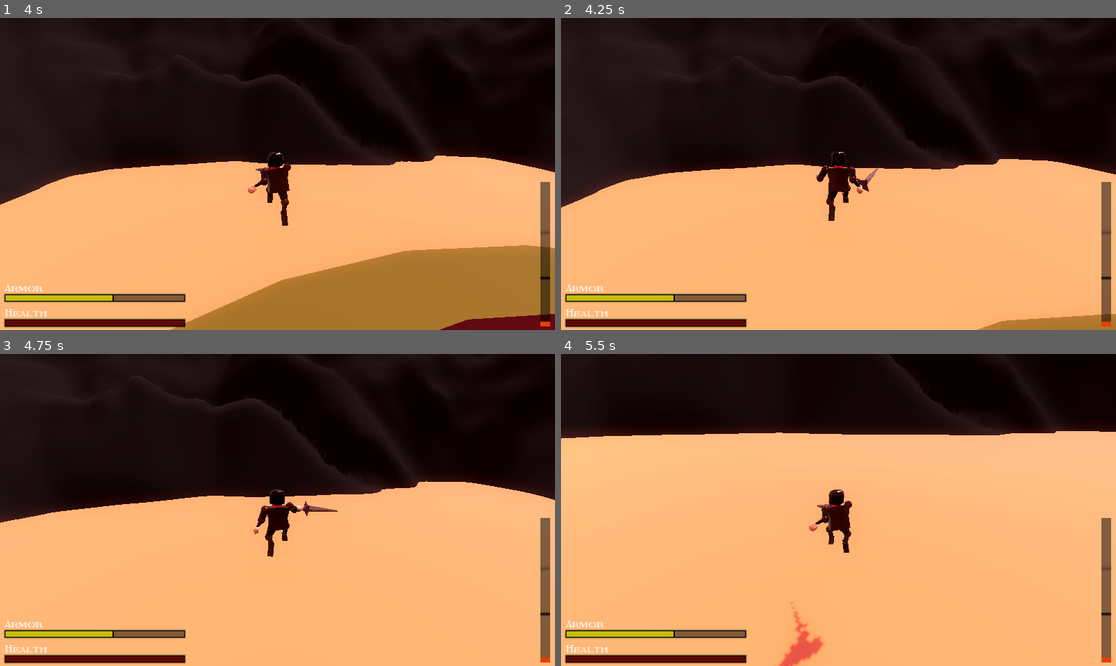
Above: before the commit, frames 1-4 (two rows, left to right).
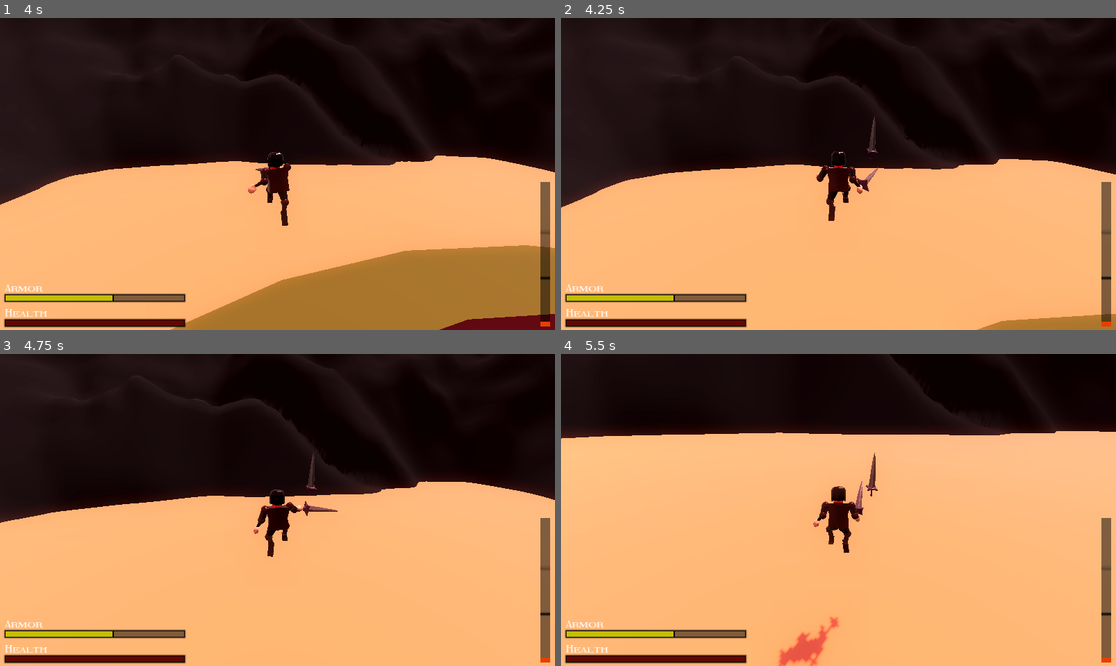
Above: after the commit, the same moments.

Repository: Amandella27/Godot-game-jam-68-forge
Game: Godot game, scene res://Scenes/main.tscn
Same seed, same stepped clock (60 frames per second), same inputs: the game is played once before the commit and once after it.
Inputs (mouse positions are in pixels of both pictures, inside the frame that each line leads up to):
- Up to frame 1 (4 s): move the mouse to (271, 180) at 0.52 s; press the mouse at (271, 180) at 0.53 s; hold W (forward) 0.53-2.78 s; tap Space (jump) at 0.77, 1.52, 3.02, 3.77 s; move the mouse to (316, 177) at 1.27 s; release the mouse at (316, 177) at 1.28 s; click (316, 177) at 1.35 s; move the mouse to (233, 170) at 2.02 s; hold E (use) 2.03-2.78 s; click (233, 170) at 2.3 s; move the mouse to (283, 174) at 2.77 s; hold A (left) 2.78-3.53 s; click (283, 174) at 2.85 s; move the mouse to (255, 167) at 3.52 s; press the mouse at (255, 167) at 3.53 s; hold W (forward) from 3.53 s (still down)
- Up to frame 2 (4.25 s): keep holding W (forward); tap B (debugattach, bound only after the commit) at 4.15 s
- Up to frame 3 (4.75 s): keep holding W (forward); move the mouse to (305, 510) at 4.27 s; release the mouse at (305, 510) at 4.28 s; tap E (use) at 4.35 s; tap Space (jump) at 4.52 s; click (305, 510) at 4.55 s
- Up to frame 4 (5.5 s): keep holding W (forward); move the mouse to (810, 510) at 5.02 s; press the mouse at (810, 510) at 5.03 s

Frame 1 is identical in both runs. In frame 2, less than 0.1% of the frame differs, in the area x 55-58%, y 31-46%; in frame 3, less than 0.1%; in frame 4, 1.0%, in the area x 39-58%, y 31-100%.

Commit message:
Added heat warnings and weapon spawn on B

Diff:
--- a/Scenes/player.tscn
+++ b/Scenes/player.tscn
@@ -687,19 +687,17 @@
 transform = Transform3D(-1, 0, -8.74228e-08, 0, 1, 0, 8.74228e-08, 0, -1, 0, 0, 0)
 bones/0/rotation = Quaternion(-0.248614, 0.0140236, 0.0294315, 0.968054)
 bones/0/scale = Vector3(1, 1, 1)
-
-bones/1/position = Vector3(0.0106296, 0.283175, -0.0400059)
+bones/1/position = Vector3(0.0150447, 0.360392, 0.0025616)
 bones/1/rotation = Quaternion(0.286625, -0.0153368, -0.0281841, 0.957505)
-bones/2/rotation = Quaternion(0.132137, -0.000127725, -0.000678652, 0.991231)
+bones/2/rotation = Quaternion(0.0582134, -7.70104e-05, -0.000686259, 0.998304)
 bones/2/scale = Vector3(1, 1, 1)
-bones/3/rotation = Quaternion(-0.0887149, -0.1843, 0.955377, -0.213114)
+bones/3/rotation = Quaternion(-0.0636507, -0.188945, 0.956829, -0.211489)
 bones/3/scale = Vector3(1, 1, 1)
-bones/4/rotation = Quaternion(0.336963, 0.00708507, 0.0332219, 0.940905)
-bones/6/rotation = Quaternion(0.105235, -0.093543, 0.964075, 0.225242)
+bones/4/rotation = Quaternion(0.355658, 0.00703255, 0.0350651, 0.933932)
+bones/6/rotation = Quaternion(0.0822043, -0.0997081, 0.966142, 0.223318)
 bones/6/scale = Vector3(1, 1, 1)
-bones/7/rotation = Quaternion(0.280294, -0.00722478, -0.0276353, 0.959489)
+bones/7/rotation = Quaternion(0.303161, -0.0071717, -0.0298899, 0.952443)
 bones/8/scale = Vector3(1, 1, 1)
-
 bones/9/rotation = Quaternion(-0.0589997, -0.194581, 0.977326, -0.0590795)
 bones/10/rotation = Quaternion(-0.204241, 0.00415017, -0.0750367, 0.976032)
 bones/11/rotation = Quaternion(0.747183, -0.0100377, 0.0237573, 0.664118)
@@ -709,24 +707,18 @@
 bones/14/rotation = Quaternion(0.731685, 0.00250492, -0.0255557, 0.681159)
 bones/15/rotation = Quaternion(-0.0168485, 0.563089, 0.825436, -0.0360752)
 bones/15/scale = Vector3(1, 1, 0.999999)
-
-bones/16/position = Vector3(0.793629, 0.00476769, -0.148919)
-
+bones/16/position = Vector3(0.793629, 0.100108, -0.148919)
 bones/17/rotation = Quaternion(-0.143178, 0.692459, -0.692459, 0.143178)
 bones/18/rotation = Quaternion(-0.0617429, 0.704406, 0.704406, -0.0617429)
 bones/19/rotation = Quaternion(0.0434195, 0.621766, 0.78089, 0.041633)
 bones/19/scale = Vector3(1, 1, 1.00001)
-
-bones/20/position = Vector3(-0.802886, -0.0116518, -0.0350145)
-
+bones/20/position = Vector3(-0.802886, 0.0836889, -0.0350145)
 bones/20/rotation = Quaternion(0.167142, 0.687069, -0.687069, -0.167142)
 bones/21/rotation = Quaternion(0.143178, 0.692459, -0.692459, -0.143178)
 bones/22/rotation = Quaternion(0.0617429, 0.704406, 0.704406, 0.0617429)
 
 [node name="BoneAttachment3D" type="BoneAttachment3D" parent="dwarf/Armature/Skeleton3D" index="1"]
-
-transform = Transform3D(-0.978255, -0.140843, -0.15225, 0.0495118, -0.871433, 0.48801, -0.201409, 0.46986, 0.859457, -0.802887, -0.0116523, -0.0350145)
-
+transform = Transform3D(-0.972462, -0.151274, -0.177294, 0.0372817, -0.851897, 0.52238, -0.230059, 0.501385, 0.834078, -0.802887, 0.0836242, -0.0350146)
 bone_name = "Hand.r"
 bone_idx = 8
 
--- a/Scripts/Player.gd
+++ b/Scripts/Player.gd
@@ -1,6 +1,8 @@
 extends CharacterBody3D
 
 class_name Player
+
+const WEAPON = preload("res://Scenes/weapon.tscn")
 
 signal player_health_changed(new_health)
 signal player_armor_changed(new_armor)
@@ -28,6 +30,8 @@
 const JUMP_VELOCITY = 4.5
 const SPEED = 5.0
 
+var attack_available:bool = true
+
 func _ready():
 
 
@@ -48,6 +52,11 @@
 
 		camera_pivot.rotation.x = clamp(camera_pivot.rotation.x, deg_to_rad(-45), deg_to_rad(15))
 
+	if event.is_action_pressed("debugattach"):
+		var attach = WEAPON.instantiate()
+		add_child(attach)
+		attach.global_position = weapon.attach_tip.global_position
+
 
 func _physics_process(delta):
 
@@ -59,9 +68,10 @@
 	# Handle jump.
 	if Input.is_action_just_pressed("jump") and is_on_floor():
 		velocity.y = JUMP_VELOCITY
-	elif Input.is_action_just_pressed("action"):
+	elif Input.is_action_just_pressed("action") and attack_available:
 		animation_tree["parameters/OneShot/request"] = 1
 		weapon.monitoring = true
+		attack_available = false
 	# Get the input direction and handle the movement/deceleration.
 	# As good practice, you should replace UI actions with custom gameplay actions.
 	var input_dir = Input.get_vector("left", "right", "forward", "back")
@@ -91,6 +101,7 @@
 
 func end_attack():
 	weapon.monitoring = false
+	attack_available = true
 
 func _on_armor_component_armor_broken():
 	player_armor_broken.emit()
--- a/Scripts/weapon.gd
+++ b/Scripts/weapon.gd
@@ -1,6 +1,7 @@
 extends Area3D
 
 @onready var collision_shape_3d = $CollisionShape3D
+@onready var attach_tip = $AttachTip
 
 @export var damage: int
 
--- a/project.godot
+++ b/project.godot
@@ -66,6 +66,11 @@
 "events": [Object(InputEventKey,"resource_local_to_scene":false,"resource_name":"","device":-1,"window_id":0,"alt_pressed":false,"shift_pressed":false,"ctrl_pressed":false,"meta_pressed":false,"pressed":false,"keycode":0,"physical_keycode":81,"key_label":0,"unicode":113,"echo":false,"script":null)
 ]
 }
+debugattach={
+"deadzone": 0.5,
+"events": [Object(InputEventKey,"resource_local_to_scene":false,"resource_name":"","device":-1,"window_id":0,"alt_pressed":false,"shift_pressed":false,"ctrl_pressed":false,"meta_pressed":false,"pressed":false,"keycode":0,"physical_keycode":66,"key_label":0,"unicode":98,"echo":false,"script":null)
+]
+}
 
 [layer_names]
 
